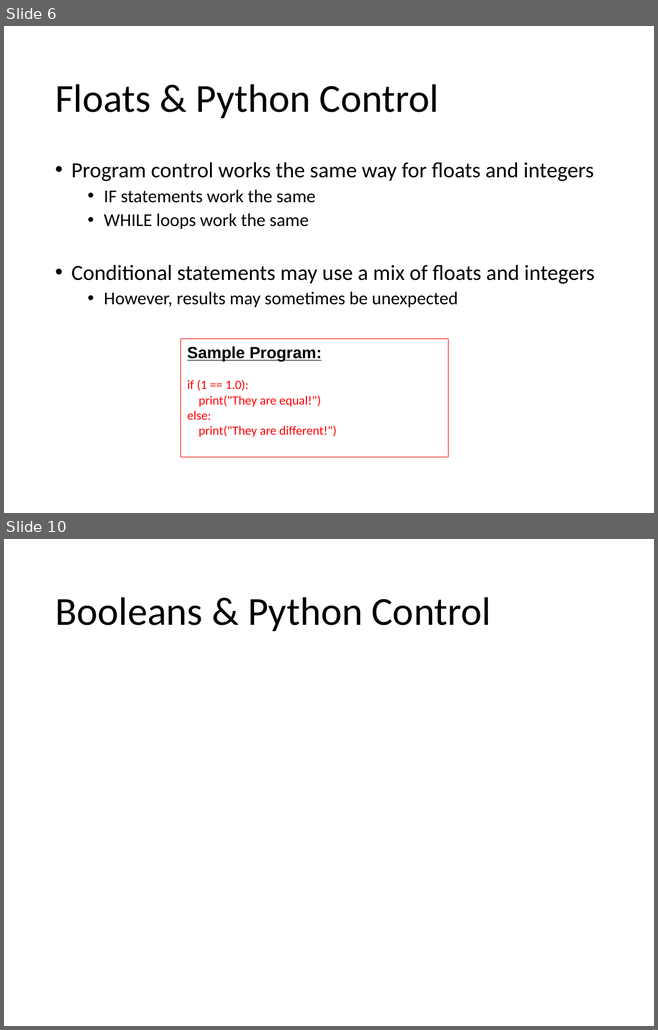
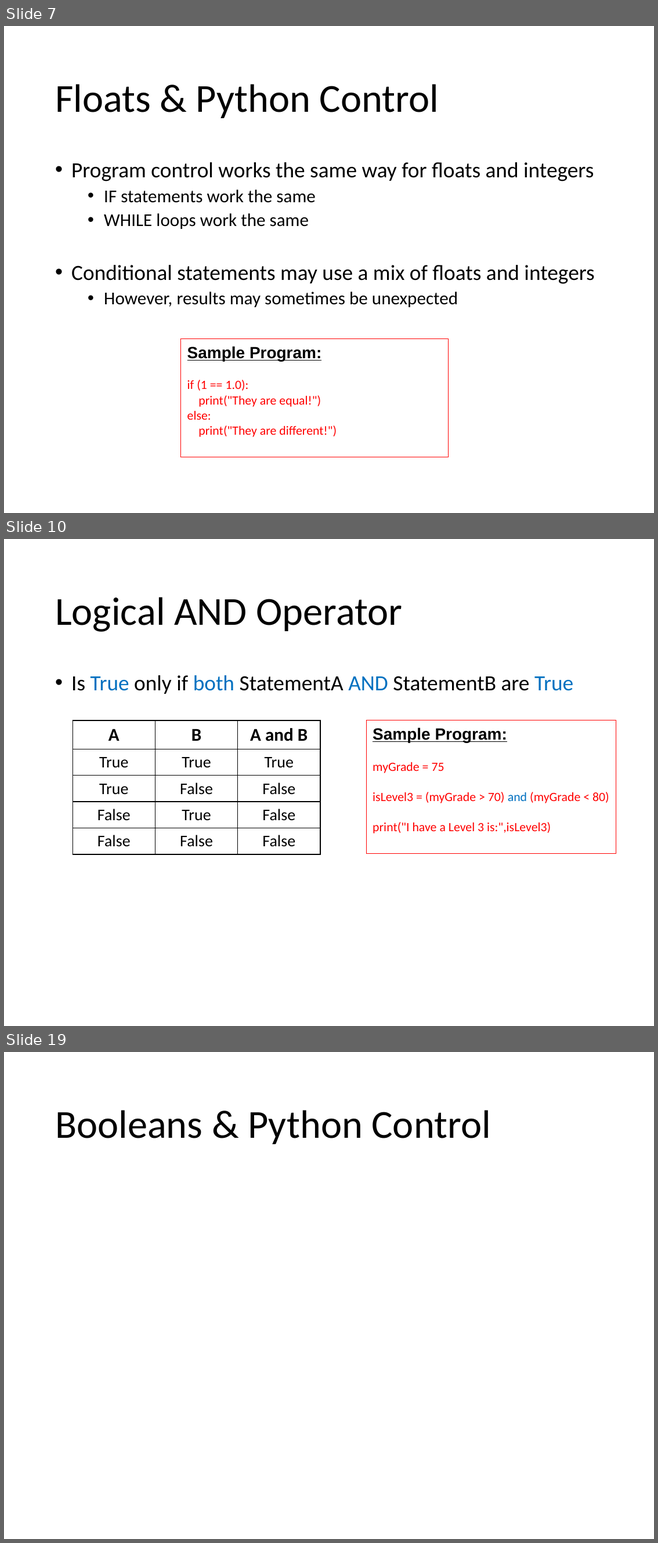
Before and after one commit to Greg5519/ICS2O0, a slide deck: Topic B Programming Introduction/B.4 Lesson - Python More Variables.pptx. Shown one above the other, each under a label of ours: slides 6 and 10 before the commit, slides 7, 10 and 19 after it; the slides between them are not shown. The pictures are 658x1030 and 658x1543 pixels, drawn with LibreOffice and Linux fonts; fonts in the diff are those of the drawing. Boxes give left, top, right and bottom in pixels: in the first picture for what was removed or moved away, otherwise in the second. Text is boxed around its words. In the diff, an @@ line names an element or a change of style, - is before the commit and + after.

```diff
--- a/Topic B Programming Introduction/B.4 Lesson - Python More Variables.pptx
+++ b/Topic B Programming Introduction/B.4 Lesson - Python More Variables.pptx
@@ slide 10 added at (4,539,654,1026), background #FFFFFF @@
@@ title added at (55,597,402,632), 44 pt, text #000000 @@
+Logical AND Operator
@@ text added at (71,675,573,694), 24 pt, text #000000 @@
+• Is True only if both StatementA AND StatementB are True
@@ table added at (73,720,320,854), 5 rows, 3 columns @@
+A | B | A and B
+True | True | True
+True | False | False
+False | True | False
+False | False | False
@@ rectangle added at (366,720,615,853), outline #FF0000 0.75 pt, 14 pt, text #FF0000 @@
+Sample Program:
+myGrade = 75
+isLevel3 = (myGrade > 70) and (myGrade < 80)
+print("I have a Level 3 is:",isLevel3)
@@ what was slide 6 is now slide 7 @@
@@ what was slide 10 is now slide 19 @@
```
Also in this commit, not shown: 2 slides changed, 8 other slides added, 1 slide removed, 1 other file.
